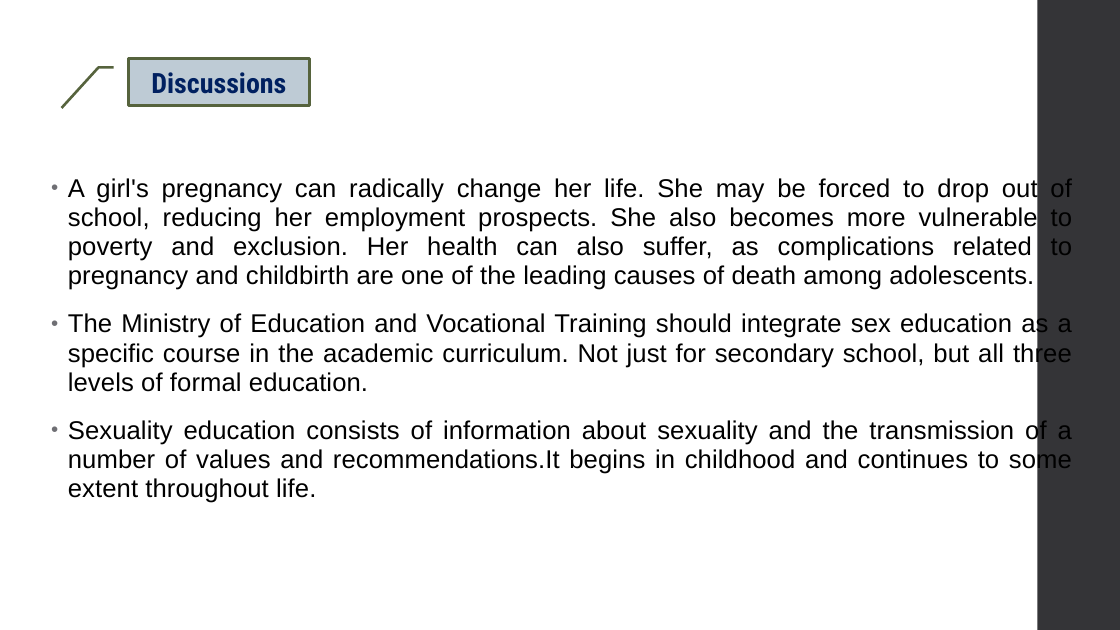
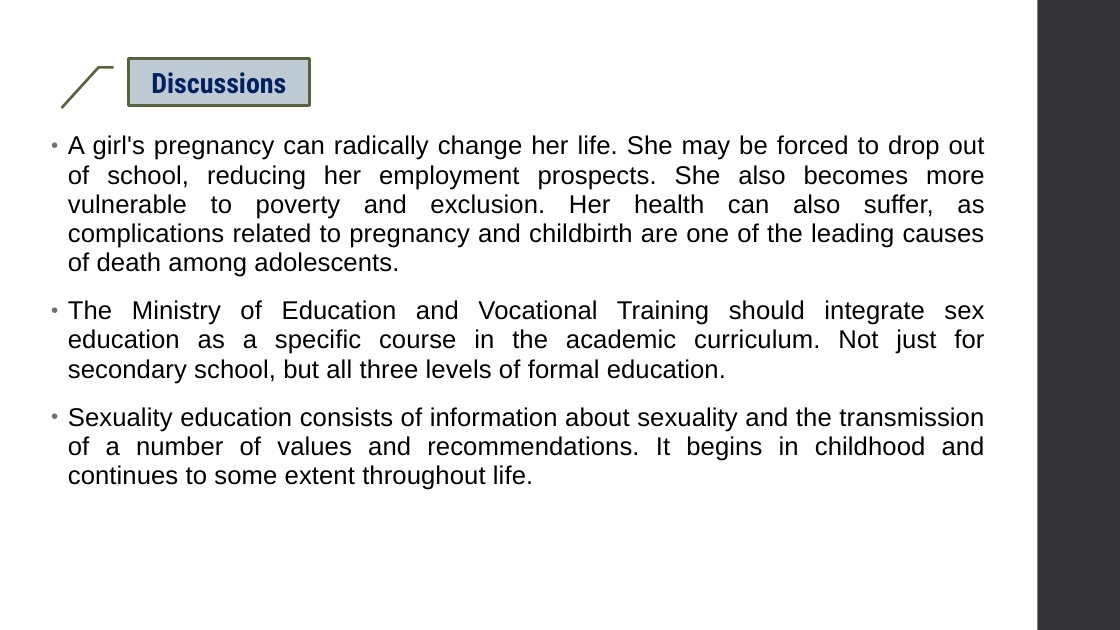
Before and after one commit to Maickery/Child_of_change, a slide deck: slide 15 of Result/Presentation.pptx (slide 17 before the commit). Drawn at 1120x630 pixels with LibreOffice and Linux fonts; fonts in the diff are those of the drawing. Boxes give left, top, right and bottom in pixels: in the first picture for what was removed or moved away, otherwise in the second. Text is boxed around its words. In the diff, an @@ line names an element or a change of style, - is before the commit and + after.

```diff
--- a/Result/Presentation.pptx
+++ b/Result/Presentation.pptx
@@ text "A girl's pregnancy can radically ...": place and size @@
-text "A girl's pregnancy can radically ..." at [68, 176, 1073, 503]
+text "A girl's pregnancy can radically ..." at [68, 135, 985, 490]
@@ text at [68, 407, 985, 490]: spaces changed @@
-• Sexuality education consists of information about sexuality and the transmission of a number of values and recommendations.It begins in childhood and continues to some extent throughout life.
+• Sexuality education consists of information about sexuality and the transmission of a number of values and recommendations. It begins in childhood and continues to some extent throughout life.
```
Also in this commit, not shown: 9 other slides changed, 2 slides added, 4 slides removed.
